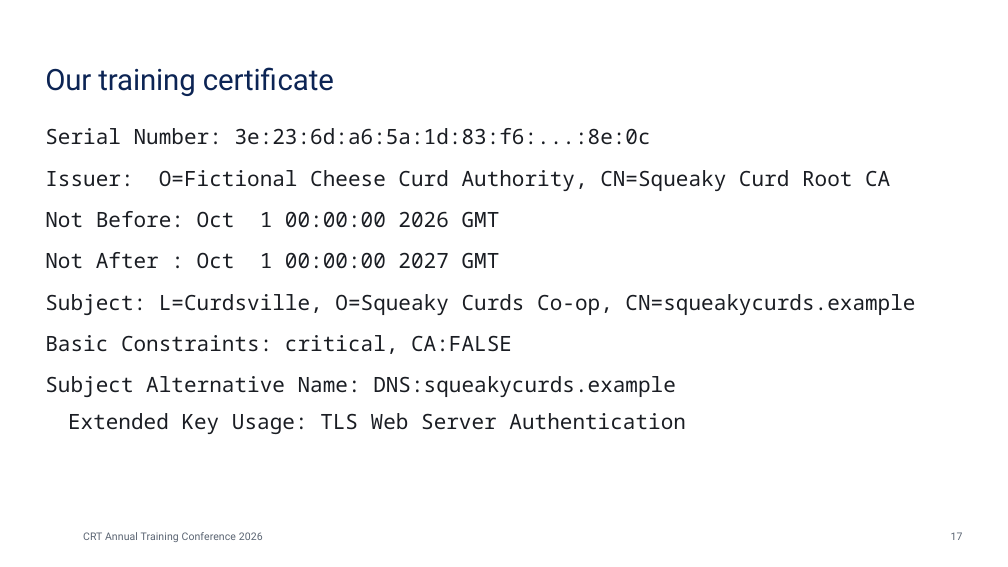
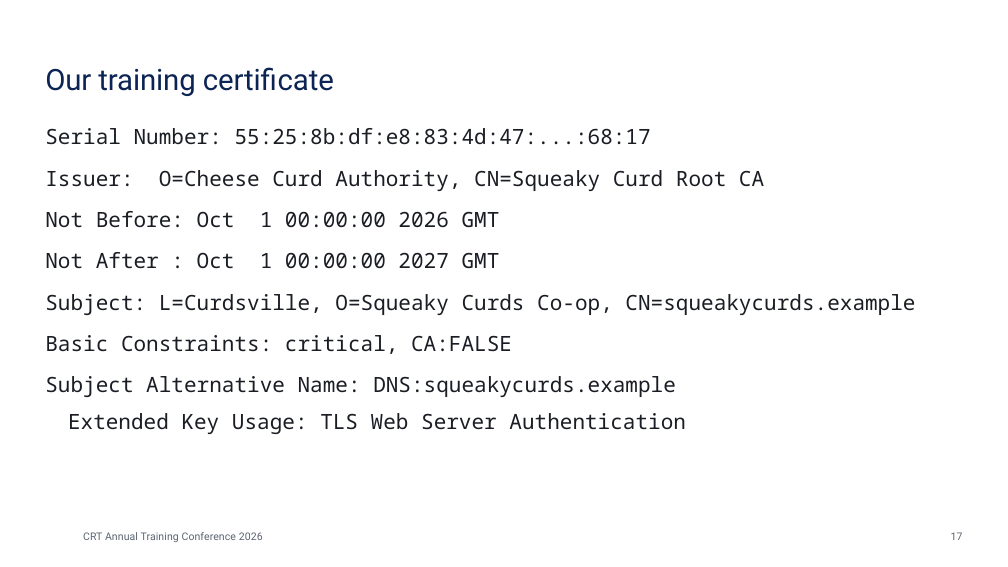
Before and after one commit to dzampino/crt-essentials-2026, a slide deck: slide 17 of docs/files/crt-essentials.pptx. Drawn at 1008x567 pixels with LibreOffice and Linux fonts; fonts in the diff are those of the drawing; background and template pictures are left out. Boxes give left, top, right and bottom in pixels: in the first picture for what was removed or moved away, otherwise in the second. Text is boxed around its words. In the diff, an @@ line names an element or a change of style, - is before the commit and + after.

```diff
--- a/docs/files/crt-essentials.pptx
+++ b/docs/files/crt-essentials.pptx
@@ text at [45,128,915,434]: text changed @@
-Serial Number: 3e:23:6d:a6:5a:1d:83:f6:...:8e:0c
-Issuer: O=Fictional Cheese Curd Authority, CN=Squeaky Curd Root CA
-Not Before: Oct 1 00:00:00 2026 GMT
-Not After : Oct 1 00:00:00 2027 GMT
-Subject: L=Curdsville, O=Squeaky Curds Co-op, CN=squeakycurds.example
-Basic Constraints: critical, CA:FALSE
-Subject Alternative Name: DNS:squeakycurds.example
-Extended Key Usage: TLS Web Server Authentication
+Serial Number: 55:25:8b:df:e8:83:4d:47:...:68:17
+Issuer: O=Cheese Curd Authority, CN=Squeaky Curd Root CA
+Not Before: Oct 1 00:00:00 2026 GMT
+Not After : Oct 1 00:00:00 2027 GMT
+Subject: L=Curdsville, O=Squeaky Curds Co-op, CN=squeakycurds.example
+Basic Constraints: critical, CA:FALSE
+Subject Alternative Name: DNS:squeakycurds.example
+Extended Key Usage: TLS Web Server Authentication
```
Also in this commit, not shown: 10 other slides changed, 4 slides added, 3 slides removed, 21 other files.
